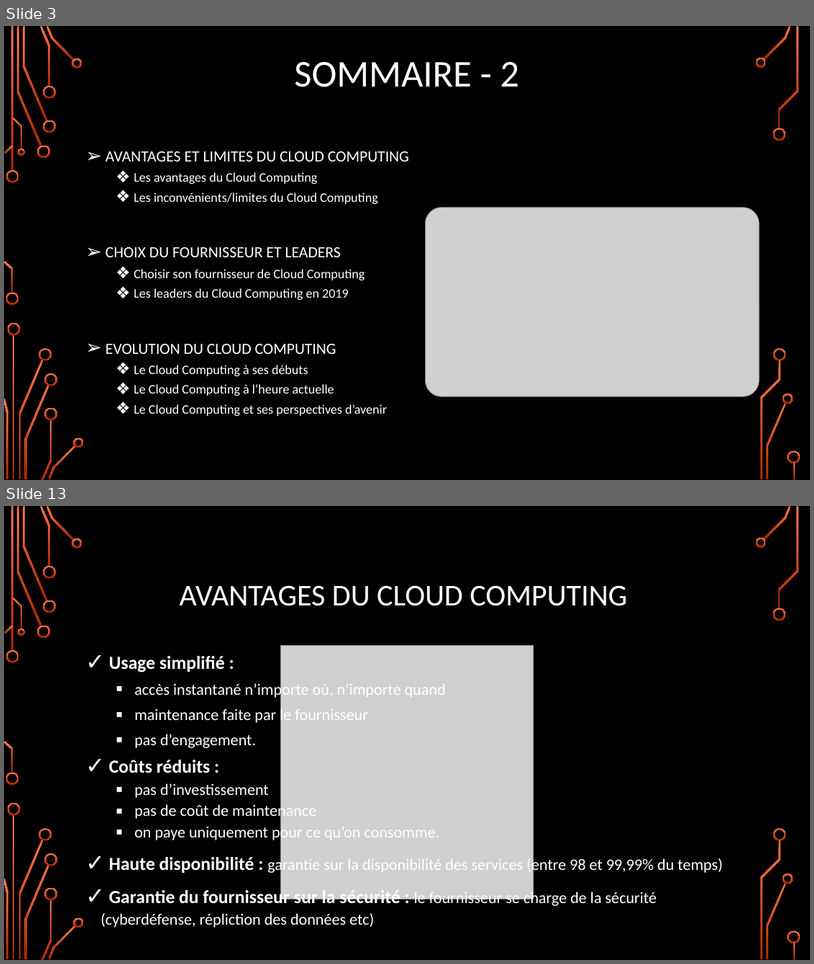
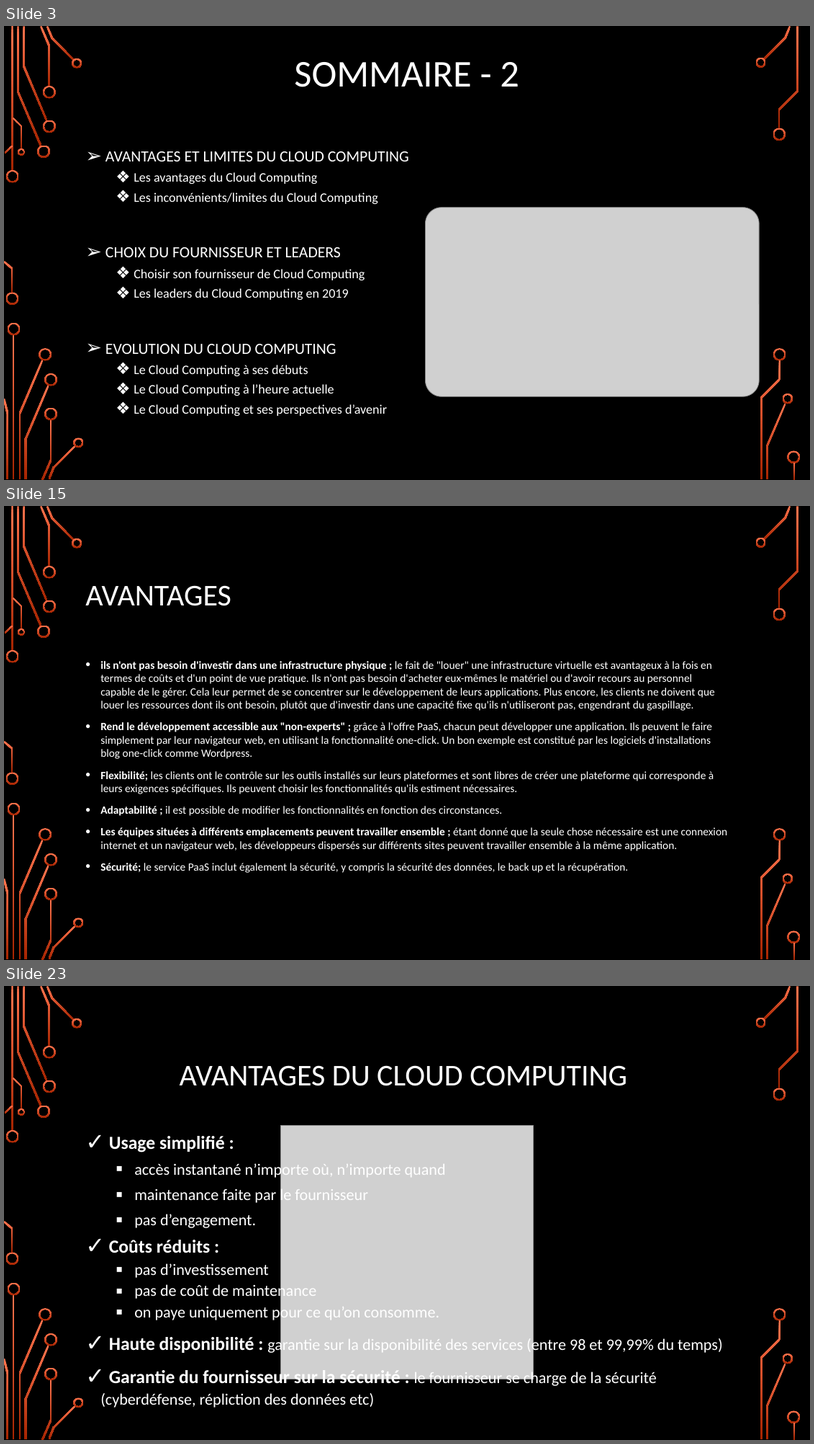
Before and after one commit to CorleoneDany/Cloud-Computing, a slide deck: Cloud Computing - F.ppsx. Shown one above the other, each under a label of ours: slides 3 and 13 before the commit, slides 3, 15 and 23 after it; the slides between them are not shown. The pictures are 814x964 and 814x1444 pixels, drawn with LibreOffice and Linux fonts; fonts in the diff are those of the drawing; grey boxes stand for pictures; background and template pictures are left out. Boxes give left, top, right and bottom in pixels: in the first picture for what was removed or moved away, otherwise in the second. Text is boxed around its words. In the diff, an @@ line names an element or a change of style, - is before the commit and + after.

```diff
--- a/Cloud Computing - F.ppsx
+++ b/Cloud Computing - F.ppsx
@@ slide 15 added at <box>4,506,810,960</box>, background picture (left out); not listed: 36 template elements that a slide beside it also shows @@
@@ title added at <box>85,585,232,606</box>, 36 pt, text #FFFFFF @@
+AVANTAGES
@@ text added at <box>100,661,728,872</box>, 13.2 pt, text #FFFFFF @@
+• ils n'ont pas besoin d'investir dans une infrastructure physique ; le fait de "louer" une infrastructure virtuelle est avantageux à la fois en termes de coûts et d'un point de vue pratique. Ils n'ont pas besoin d'acheter eux-mêmes le matériel ou d'avoir recours au personnel capable de le gérer. Cela leur permet de se concentrer sur le développement de leurs applications. Plus encore, les clients ne doivent que louer les ressources dont ils ont besoin, plutôt que d'investir dans une capacité fixe qu'ils n'utiliseront pas, engendrant du gaspillage.
+• Rend le développement accessible aux "non-experts" ; grâce à l'offre PaaS, chacun peut développer une application. Ils peuvent le faire simplement par leur navigateur web, en utilisant la fonctionnalité one-click. Un bon exemple est constitué par les logiciels d'installations blog one-click comme Wordpress.
+• Flexibilité; les clients ont le contrôle sur les outils installés sur leurs plateformes et sont libres de créer une plateforme qui corresponde à leurs exigences spécifiques. Ils peuvent choisir les fonctionnalités qu'ils estiment nécessaires.
+• Adaptabilité ; il est possible de modifier les fonctionnalités en fonction des circonstances.
+• Les équipes situées à différents emplacements peuvent travailler ensemble ; étant donné que la seule chose nécessaire est une connexion internet et un navigateur web, les développeurs dispersés sur différents sites peuvent travailler ensemble à la même application.
+• Sécurité; le service PaaS inclut également la sécurité, y compris la sécurité des données, le back up et la récupération.
@@ what was slide 13 is now slide 23 @@
```
Also in this commit, not shown: 9 slides changed, 9 other slides added.
